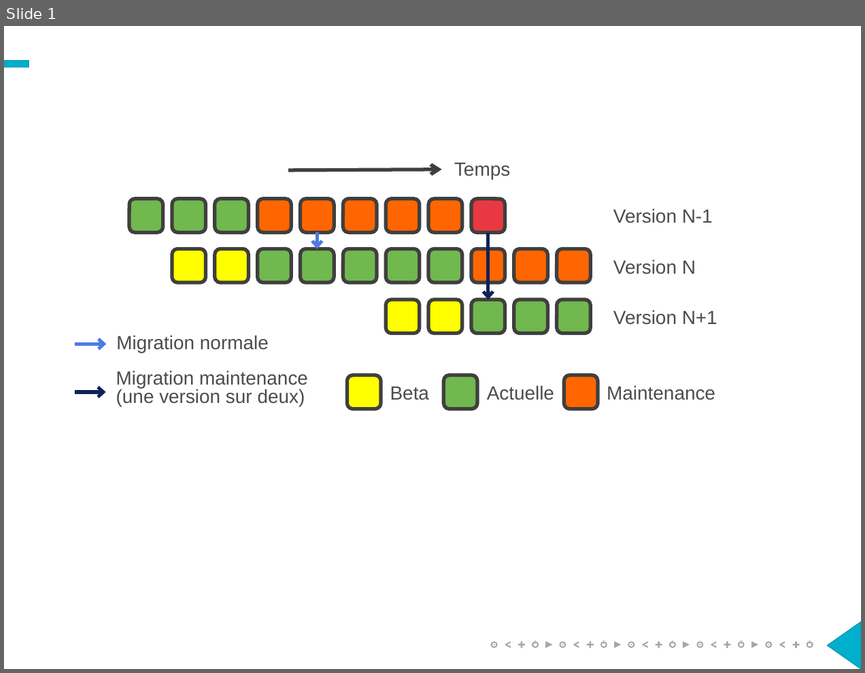
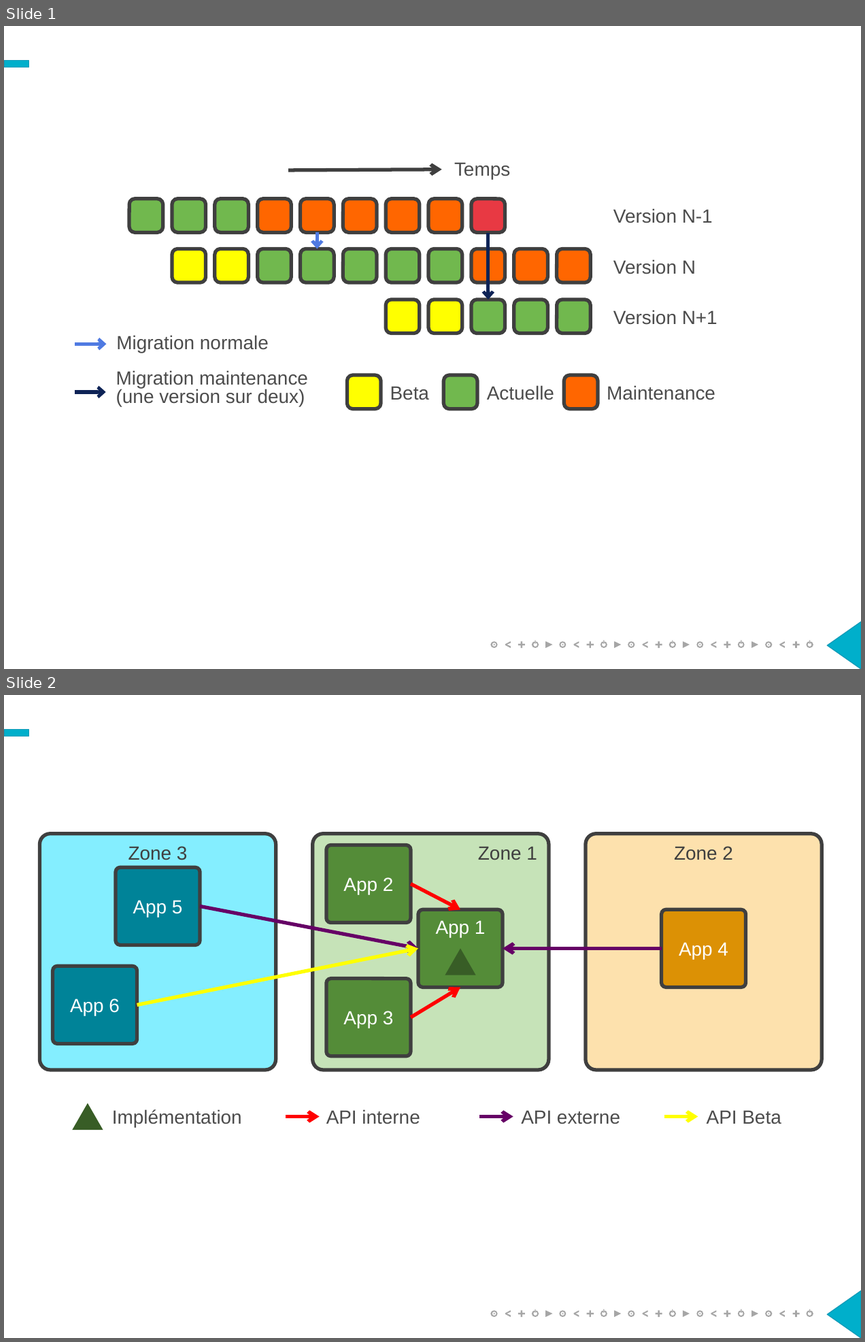
Before and after one commit to archiloque/blog, a slide deck: wip/service_versionning/illus.pptx. Shown one above the other, each under a label of ours: slide 1 before the commit, slides 1 and 2 after it. The pictures are 865x673 and 865x1342 pixels, drawn with LibreOffice and Linux fonts; fonts in the diff are those of the drawing; background and template pictures are left out. Boxes give left, top, right and bottom in pixels: in the first picture for what was removed or moved away, otherwise in the second. Text is boxed around its words. In the diff, an @@ line names an element or a change of style, - is before the commit and + after.

```diff
--- a/wip/service_versionning/illus.pptx
+++ b/wip/service_versionning/illus.pptx
@@ slide 2 added at [4, 695, 861, 1338], background #FFFFFF; not listed: 46 template elements that a slide beside it also shows @@
@@ rounded rectangle added at [40, 834, 277, 1070], fill #84EEFF, outline #3F3F3F 3 pt, 16 pt, text #3F3F3F @@
+Zone 3
@@ rounded rectangle added at [313, 834, 549, 1070], fill #C6E3B8, outline #3F3F3F 3 pt, 16 pt, text #3F3F3F @@
+Zone 1
@@ rounded rectangle added at [586, 834, 822, 1070], fill #FDE1AD, outline #3F3F3F 3 pt, 16 pt, text #3F3F3F @@
+Zone 2
@@ rounded rectangle added at [326, 845, 410, 923], fill #548C38, outline #3F3F3F 3 pt, 16 pt, text #FFFFFF @@
+App 2
@@ rounded rectangle added at [116, 867, 199, 945], fill #008398, outline #3F3F3F 3 pt, 16 pt, text #FFFFFF @@
+App 5
@@ arrow added from (411, 883) to (461, 909), #FF0000 3 pt @@
@@ arrow added from (201, 906) to (418, 949), #660066 3 pt @@
@@ rounded rectangle added at [418, 909, 502, 987], fill #548C38, outline #3F3F3F 3 pt, 16 pt, text #FFFFFF @@
+App 1
@@ rounded rectangle added at [661, 909, 745, 987], fill #DC9105, outline #3F3F3F 3 pt, 16 pt, text #FFFFFF @@
+App 4
@@ arrow added from (137, 1004) to (418, 949), #FFFF00 3 pt @@
@@ triangle added at [445, 949, 476, 975], fill #385D26 @@
@@ arrow added from (661, 949) to (502, 949), #660066 3 pt @@
@@ rounded rectangle added at [53, 966, 137, 1044], fill #008398, outline #3F3F3F 3 pt, 16 pt, text #FFFFFF @@
+App 6
@@ rounded rectangle added at [326, 979, 410, 1057], fill #548C38, outline #3F3F3F 3 pt, 16 pt, text #FFFFFF @@
+App 3
@@ arrow added from (411, 1017) to (461, 987), #FF0000 3 pt @@
@@ group added at [73, 1103, 781, 1130]: 4 texts, 3 arrows, 1 triangle @@
+Implémentation
+API interne
+API externe
+API Beta
```
Also in this commit, not shown: 1 other file.
